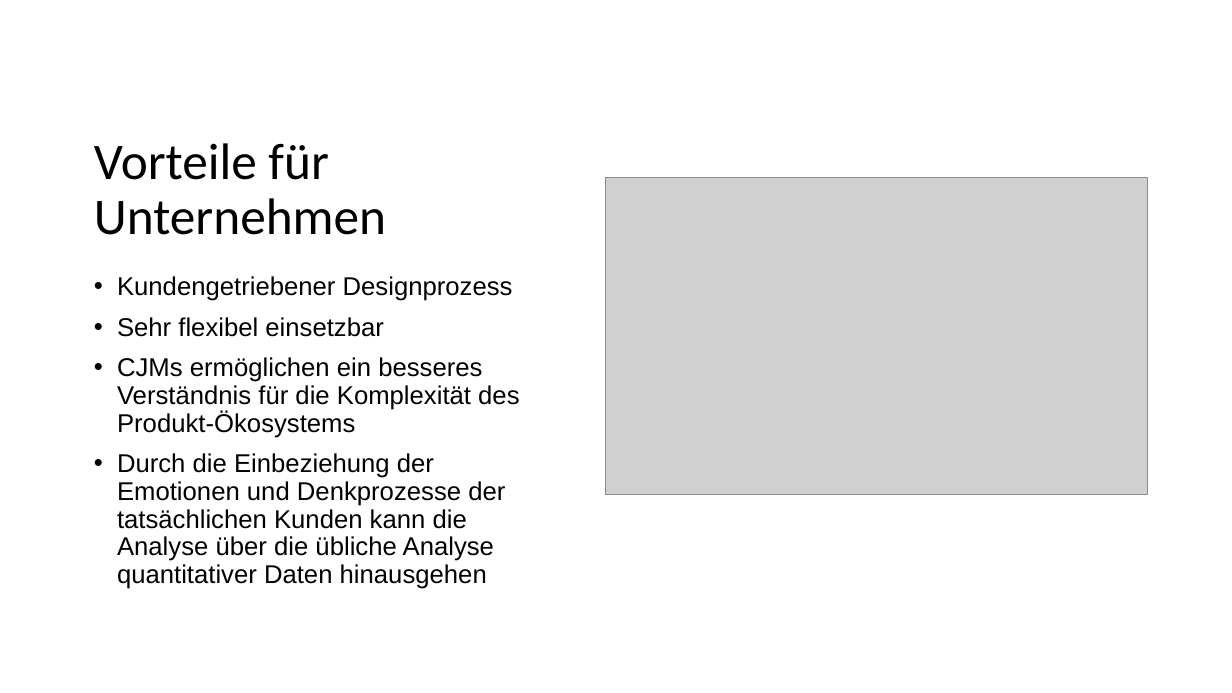
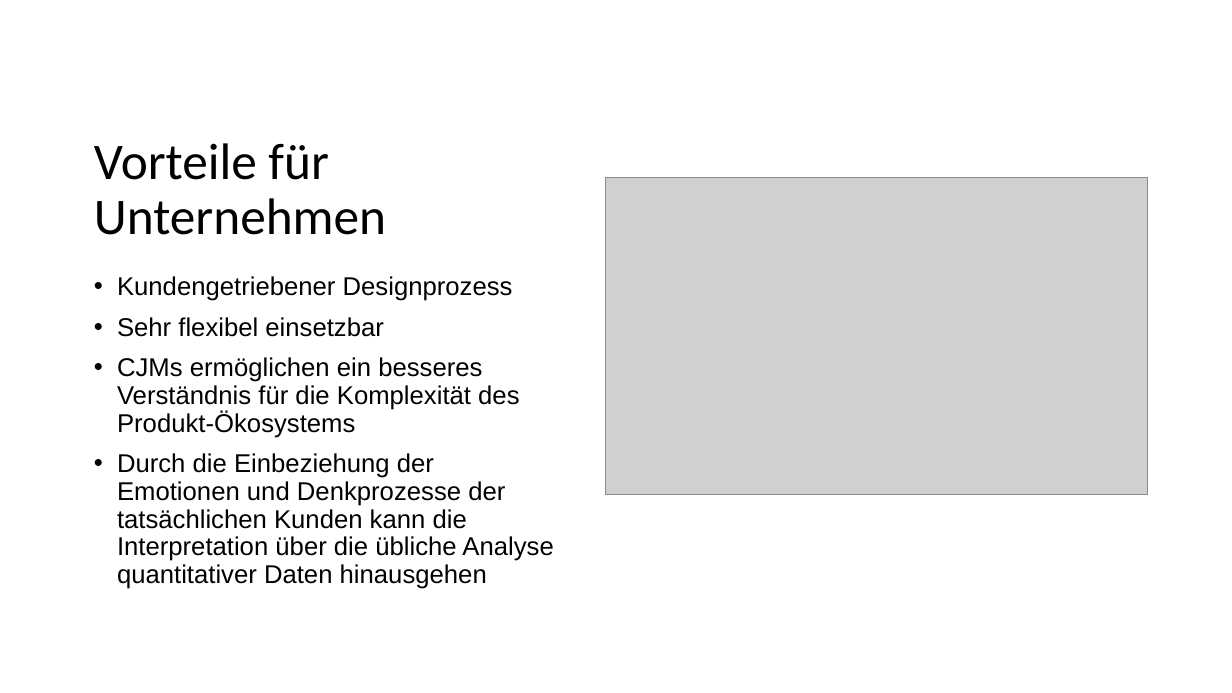
Before and after one commit to TimBoeckel/HCI-Sem-JourneyMaps, a slide deck: slide 13 of Praesentation/Präsentation_Final_Final.pptx. Drawn at 1232x693 pixels with LibreOffice and Linux fonts; fonts in the diff are those of the drawing; grey boxes stand for pictures. Boxes give left, top, right and bottom in pixels: in the first picture for what was removed or moved away, otherwise in the second. Text is boxed around its words. In the diff, an @@ line names an element or a change of style, - is before the commit and + after.

```diff
--- a/Praesentation/Präsentation_Final_Final.pptx
+++ b/Praesentation/Präsentation_Final_Final.pptx
@@ text at [117,453,553,589]: text changed @@
-• Durch die Einbeziehung der Emotionen und Denkprozesse der tatsächlichen Kunden kann die Analyse über die übliche Analyse quantitativer Daten hinausgehen
+• Durch die Einbeziehung der Emotionen und Denkprozesse der tatsächlichen Kunden kann die Interpretation über die übliche Analyse quantitativer Daten hinausgehen
```
Also in this commit, not shown: 1 other file.
